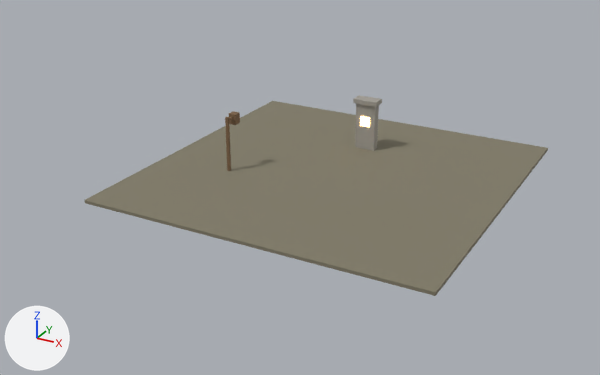
The glTF model public/assets/scenes/forest3d/scene.glb: old version first, new version second.
Camera for both pictures: a 50 mm camera at (21.9, -44.2, 20.5) aimed at (-2.6, 0.2, -1.7). Arrows for +X, +Y and +Z are at lower left; the lights stay in place. The first picture is the older version. Where no turn or scale is listed for an object, it has been applied to the vertices.

Script lines for the objects in view, before the commit:
```python
ob_lamp_head_003 = bpy.data.objects.new('lamp_head.003', me_cube_349)
ob_lamp_head_003.location = (-6.0, -2.2, 3.3)
ob_lamp_post_003 = bpy.data.objects.new('lamp_post.003', me_cube_347)
ob_lamp_post_003.location = (-6.0, -3.0, 1.8)
ob_walk_disc_001 = bpy.data.objects.new('walk_disc.001', me_cube_342)
ob_walk_disc_001.location = (0.0, 0.0, -0.1)
ob_walk_disc_001.scale = (22.0, 22.0, 0.2)
ob_waystone = bpy.data.objects.new('waystone', me_cube_344)
ob_waystone.location = (0.0, 5.0, 1.6)
ob_waystone_cap = bpy.data.objects.new('waystone_cap', me_cube_345)
ob_waystone_cap.location = (0.0, 5.0, 3.35)
ob_waystone_sigil = bpy.data.objects.new('waystone_sigil', me_cube_346)
ob_waystone_sigil.location = (0.0, 4.68, 1.98)
```
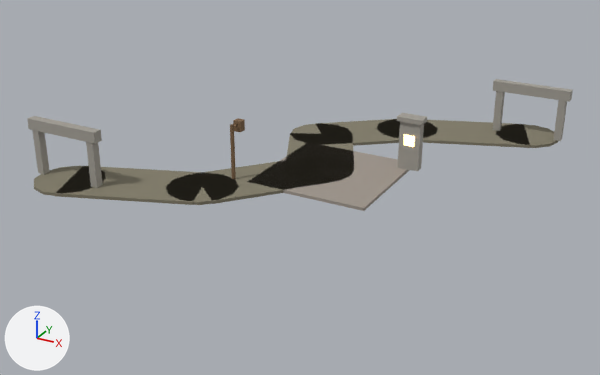
What changed in the scene script:
```text
Change me_cube_342:
    where me_cube_342.from_pydata(...)  # 8 vertices, 12 faces; spans x -0.5..0.5, y -0.5..0.5, z -0.5..0.5
    remove me_cube_342.materials.append(mat_k_ground)  # yellow #817c69
    add me_cube_342.materials.append(mat_k_plaza)  # grey #9e958b
Add me_cube_1253:
    me_cube_1253.from_pydata([(-3.21, -3.61, -0.1), (-3.21, -3.61, 0.1), (-4.79, 0.61, -0.1), (-4.79, 0.61, 0.1), (4.79, -0.61, -0.1), (4.79, -0.61, 0.1), (3.21, 3.61, -0.1), (3.21, 3.61, 0.1)], [], [(0, 1, 3), (0, 3, 2), (2, 3, 7), (2, 7, 6), (6, 7, 5), (6, 5, 4), (4, 5, 1), (4, 1, 0), (2, 6, 4), (2, 4, 0), (7, 3, 1), (7, 1, 5)])
    me_cube_1253.materials.append(mat_k_ground)  # yellow #817c69
Add me_cube_1252:
    me_cube_1252.from_pydata([(-1.09, -3.76, -0.1), (-1.09, -3.76, 0.1), (-3.91, -0.24, -0.1), (-3.91, -0.24, 0.1), (3.91, 0.24, -0.1), (3.91, 0.24, 0.1), (1.09, 3.76, -0.1), (1.09, 3.76, 0.1)], [], [(0, 1, 3), (0, 3, 2), (2, 3, 7), (2, 7, 6), (6, 7, 5), (6, 5, 4), (4, 5, 1), (4, 1, 0), (2, 6, 4), (2, 4, 0), (7, 3, 1), (7, 1, 5)])
    me_cube_1252.materials.append(mat_k_ground)  # yellow #817c69
Add me_cube_1251:
    me_cube_1251.from_pydata([(3.51, -1.99, -0.1), (3.51, -1.99, 0.1), (-0.51, -4.01, -0.1), (-0.51, -4.01, 0.1), (0.51, 4.01, -0.1), (0.51, 4.01, 0.1), (-3.51, 1.99, -0.1), (-3.51, 1.99, 0.1)], [], [(0, 1, 3), (0, 3, 2), (2, 3, 7), (2, 7, 6), (6, 7, 5), (6, 5, 4), (4, 5, 1), (4, 1, 0), (2, 6, 4), (2, 4, 0), (7, 3, 1), (7, 1, 5)])
    me_cube_1251.materials.append(mat_k_ground)  # yellow #817c69
Add me_cube_1250:
    me_cube_1250.from_pydata([(-0.77, -4.44, -0.1), (-0.77, -4.44, 0.1), (-4.23, -1.56, -0.1), (-4.23, -1.56, 0.1), (4.23, 1.56, -0.1), (4.23, 1.56, 0.1), (0.77, 4.44, -0.1), (0.77, 4.44, 0.1)], [], [(0, 1, 3), (0, 3, 2), (2, 3, 7), (2, 7, 6), (6, 7, 5), (6, 5, 4), (4, 5, 1), (4, 1, 0), (2, 6, 4), (2, 4, 0), (7, 3, 1), (7, 1, 5)])
    me_cube_1250.materials.append(mat_k_ground)  # yellow #817c69
Change ob_walk_disc_001:
    ob_walk_disc_001.scale: (22.0, 22.0, 0.2) -> (8.0, 8.0, 0.2)
Change ob_waystone:
    ob_waystone.location: (0.0, 5.0, 1.6) -> (4.0, 3.0, 1.6)
Change ob_waystone_cap:
    ob_waystone_cap.location: (0.0, 5.0, 3.35) -> (4.0, 3.0, 3.35)
Change ob_waystone_sigil:
    ob_waystone_sigil.location: (0.0, 4.68, 1.98) -> (4.0, 2.68, 1.98)
Change ob_lamp_post_003:
    ob_lamp_post_003.location: (-6.0, -3.0, 1.8) -> (-5.0, -4.0, 1.8)
Change ob_lamp_head_003:
    ob_lamp_head_003.location: (-6.0, -2.2, 3.3) -> (-5.0, -3.2, 3.3)
Add ob_exit_arch_007:
    ob_exit_arch_007 = bpy.data.objects.new('exit_arch.007', me_cube_1262)  # a box spanning x -2.7..2.7, y -0.3..0.3, z -0.35..0.35; in mat_k_stone (grey #a29e95)
    ob_exit_arch_007.location = (9.0, 13.0, 3.3)
Add ob_exit_post_015:
    ob_exit_post_015 = bpy.data.objects.new('exit_post.015', me_cube_1261)  # a box spanning x -0.25..0.25, y -0.25..0.25, z -1.6..1.6; in mat_k_stone (grey #a29e95)
    ob_exit_post_015.location = (11.2, 13.0, 1.6)
Add ob_exit_post_014:
    ob_exit_post_014 = bpy.data.objects.new('exit_post.014', me_cube_1261.copy())
    ob_exit_post_014.location = (6.8, 13.0, 1.6)
Add ob_exit_arch_006:
    ob_exit_arch_006 = bpy.data.objects.new('exit_arch.006', me_cube_1262.copy())
    ob_exit_arch_006.location = (-14.0, -9.0, 3.3)
Add ob_exit_post_013:
    ob_exit_post_013 = bpy.data.objects.new('exit_post.013', me_cube_1261.copy())
    ob_exit_post_013.location = (-11.8, -9.0, 1.6)
Add ob_exit_post_012:
    ob_exit_post_012 = bpy.data.objects.new('exit_post.012', me_cube_1261.copy())
    ob_exit_post_012.location = (-16.2, -9.0, 1.6)
Add ob_walk_seg_019:
    ob_walk_seg_019 = bpy.data.objects.new('walk_seg.019', me_cube_1253)
    ob_walk_seg_019.location = (5.0, 11.5, -0.1)
Add ob_walk_seg_018:
    ob_walk_seg_018 = bpy.data.objects.new('walk_seg.018', me_cube_1252)
    ob_walk_seg_018.location = (-1.5, 8.0, -0.1)
Add ob_walk_seg_017:
    ob_walk_seg_017 = bpy.data.objects.new('walk_seg.017', me_cube_1251)
    ob_walk_seg_017.location = (-2.5, 3.0, -0.1)
Add ob_walk_seg_016:
    ob_walk_seg_016 = bpy.data.objects.new('walk_seg.016', me_cube_1250)
    ob_walk_seg_016.location = (-3.5, -3.0, -0.1)
Add ob_walk_seg_015:
    ob_walk_seg_015 = bpy.data.objects.new('walk_seg.015', me_cube_1253.copy())
    ob_walk_seg_015.location = (-10.0, -7.5, -0.1)
Add ob_walk_node_025:
    ob_walk_node_025 = bpy.data.objects.new('walk_node.025', me_cylinder_1042)  # a 12-sided cylinder along z spanning x -2.25..2.25, y -2.25..2.25, z -0.1..0.1; in mat_k_ground (yellow #817c69)
    ob_walk_node_025.location = (9.0, 13.0, -0.1)
Add ob_walk_node_024:
    ob_walk_node_024 = bpy.data.objects.new('walk_node.024', me_cylinder_1042.copy())
    ob_walk_node_024.location = (1.0, 10.0, -0.1)
Add ob_walk_node_023:
    ob_walk_node_023 = bpy.data.objects.new('walk_node.023', me_cylinder_1042.copy())
    ob_walk_node_023.location = (-4.0, 6.0, -0.1)
Add ob_walk_node_022:
    ob_walk_node_022 = bpy.data.objects.new('walk_node.022', me_cylinder_1042.copy())
    ob_walk_node_022.location = (-1.0, 0.0, -0.1)
Add ob_walk_node_021:
    ob_walk_node_021 = bpy.data.objects.new('walk_node.021', me_cylinder_1042.copy())
    ob_walk_node_021.location = (-6.0, -6.0, -0.1)
Add ob_walk_node_020:
    ob_walk_node_020 = bpy.data.objects.new('walk_node.020', me_cylinder_1042.copy())
    ob_walk_node_020.location = (-14.0, -9.0, -0.1)
```

Pixel boxes (x1, y1, x2, y2) of what changed, in the pictures (600 x 375 px):
'walk_disc.001', recoloured, rescaled (yellow to grey, 65% narrower, 65% shorter)
    before: (84, 101, 548, 296)
    after: (249, 143, 409, 211)
'walk_seg.015', added (yellow)
    after: (55, 166, 211, 205)
'walk_seg.016', added (yellow)
    after: (194, 157, 333, 204)
'walk_seg.019', added (yellow)
    after: (423, 120, 530, 148)
'waystone', moved
    before: (355, 104, 379, 151)
    after: (398, 122, 424, 171)
'walk_seg.017', added
    after: (285, 133, 354, 170)
'walk_node.021', added
    after: (166, 173, 239, 205)
'walk_node.020', added (yellow)
    after: (34, 166, 106, 196)
'walk_seg.018', added (yellow)
    after: (315, 119, 400, 146)
'exit_arch.006', added
    after: (27, 116, 102, 144)
'exit_arch.007', added
    after: (493, 79, 573, 102)
'walk_node.025', added (yellow)
    after: (496, 124, 558, 148)
'walk_node.022', added
    after: (285, 156, 354, 183)
'walk_node.023', added
    after: (291, 123, 351, 144)
'exit_post.013', added
    after: (86, 142, 103, 188)
'exit_post.012', added
    after: (32, 130, 50, 174)
'waystone_cap', moved
    before: (353, 95, 382, 107)
    after: (397, 113, 427, 125)
'lamp_post.003', moved
    before: (225, 117, 231, 171)
    after: (230, 124, 236, 179)
'exit_post.015', added
    after: (553, 100, 567, 141)
'exit_post.014', added
    after: (492, 91, 505, 131)
'walk_node.024', added
    after: (377, 119, 438, 138)
'lamp_head.003', moved
    before: (229, 111, 240, 125)
    after: (233, 118, 245, 133)
'waystone_sigil', moved
    before: (360, 116, 370, 127)
    after: (404, 135, 415, 147)
